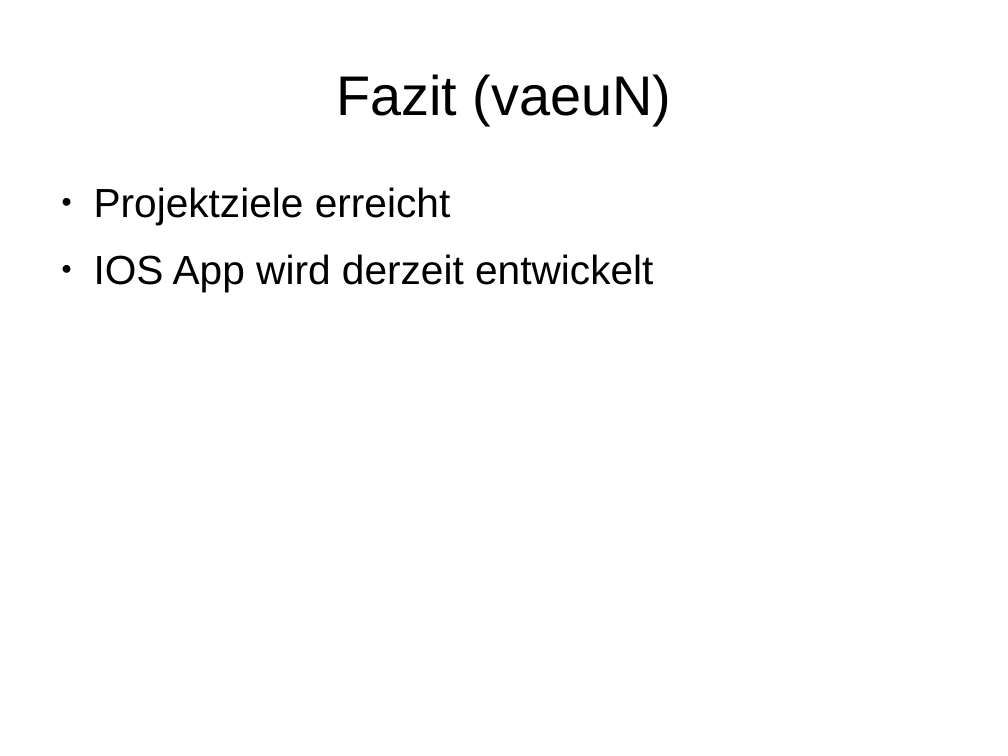
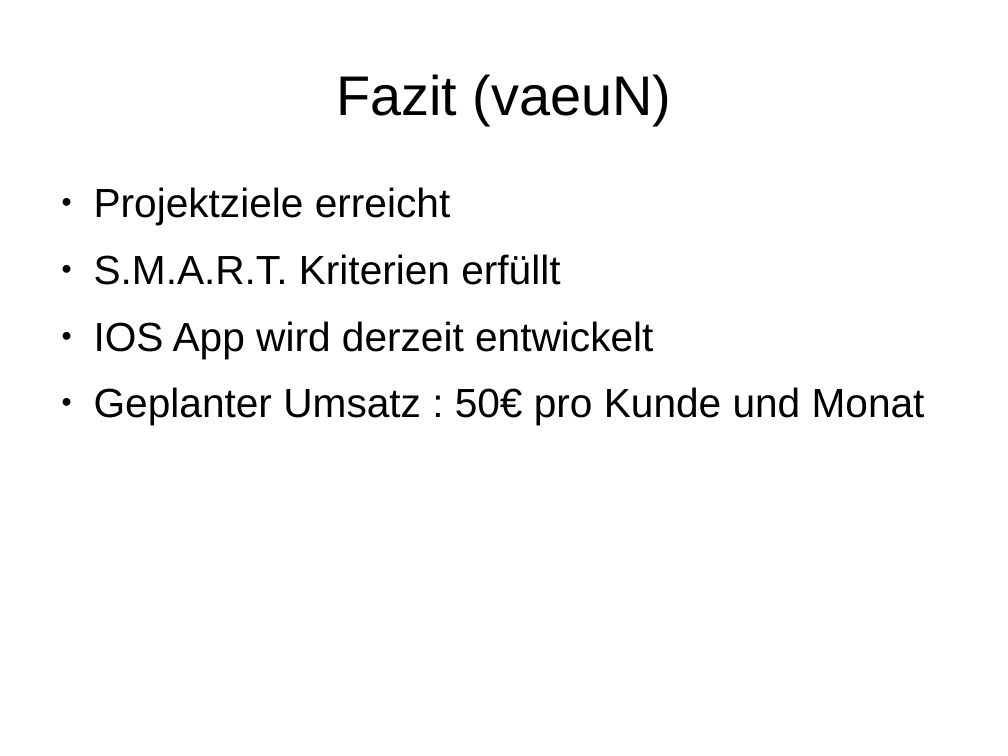
Before and after one commit to janhelmle/weiterbildung_fachinformatiker_ihk_projektantrag, a slide deck: slide 15 of praesentation/presentation_v1.odp. Drawn at 1008x756 pixels with LibreOffice and Linux fonts; fonts in the diff are those of the drawing. Boxes give left, top, right and bottom in pixels: in the first picture for what was removed or moved away, otherwise in the second. Text is boxed around its words. In the diff, an @@ line names an element or a change of style, - is before the commit and + after.

```diff
--- a/praesentation/presentation_v1.odp
+++ b/praesentation/presentation_v1.odp
@@ text at [94, 254, 560, 285]: paragraph added @@
+● S.M.A.R.T. Kriterien erfüllt
@@ text at [94, 387, 925, 425]: paragraph added @@
+● Geplanter Umsatz : 50€ pro Kunde und Monat
```
Also in this commit, not shown: 4 other slides changed, 1 other file.
